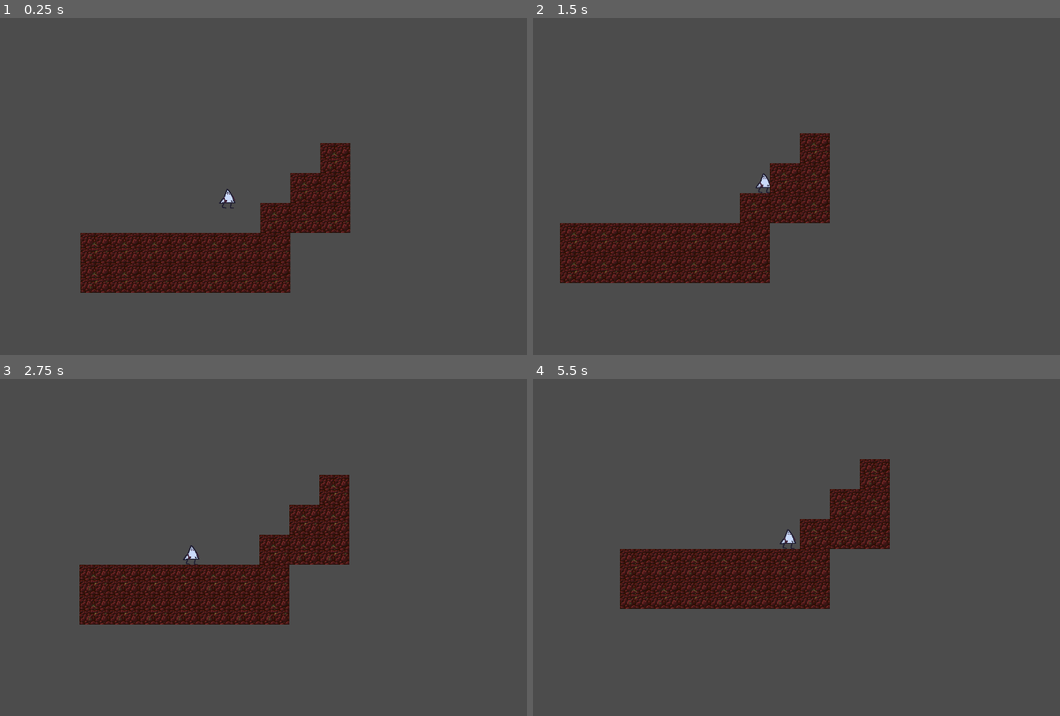
Above: before the commit, frames 1-4 (two rows, left to right).
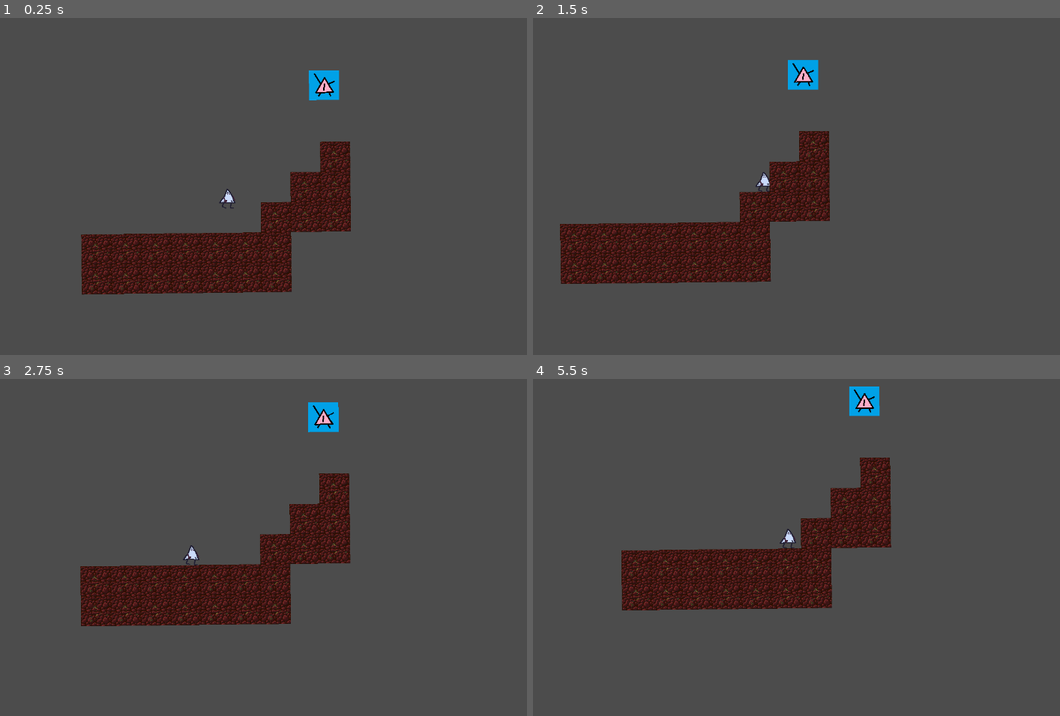
Above: after the commit, the same moments.

Repository: Gilgidane/GMTKgamejamTEAMIT
Game: Godot game, scene res://Main.tscn
The game is run twice, just before and just after one commit, with the same random seed, the same clock (stepped at 60 frames per second) and the same inputs.
Inputs:
- Up to frame 1 (0.25 s): no input
- Up to frame 2 (1.5 s): hold Right (ui_right) from 0.53 s (still down); tap Space (jump) at 0.77 s
- Up to frame 3 (2.75 s): tap Space (jump) at 1.52 s; release Right (ui_right) at 2.03 s; hold Left (ui_left) from 2.03 s (still down)
- Up to frame 4 (5.5 s): release Left (ui_left) at 2.78 s; hold Right (ui_right) 2.78-4.28 s; tap Space (jump) at 3.02, 3.77, 4.52 s; hold Left (ui_left) 4.28-5.03 s; hold Right (ui_right) from 5.03 s (still down)

The runs differ from the first frame. In frame 1, 5.2% of the frame differs, in the area x 15-67%, y 15-82%; in frame 2, 4.6%; in frame 3, 5.3%; in frame 4, 5.4%, in the area x 16-68%, y 2-69%.

Commit message:
enemy start

Diff:
--- /dev/null
+++ b/GMTK Game Jam/Enemy.gd
@@ -0,0 +1,16 @@
+extends KinematicBody2D
+
+var player
+
+var velocity = Vector2.ZERO
+export (int) var gravity = 2000
+
+var rng = RandomNumberGenerator.new()
+
+func _ready():
+	rng.randomize()
+	var enemy_level = rng.randf_range(1,5)
+
+func _physics_process(delta):
+	velocity.y += gravity * delta
+	velocity.x -= 10
--- a/GMTK Game Jam/Main.tscn
+++ b/GMTK Game Jam/Main.tscn
@@ -1,10 +1,17 @@
-[gd_scene load_steps=4 format=2]
+[gd_scene load_steps=7 format=2]
 
 [ext_resource path="res://PlayerController/Player.tscn" type="PackedScene" id=1]
 [ext_resource path="res://Main/Ground.tscn" type="PackedScene" id=2]
 [ext_resource path="res://Camera2D.gd" type="Script" id=3]
+[ext_resource path="res://enemy1.png" type="Texture" id=4]
+[ext_resource path="res://Enemy.gd" type="Script" id=5]
+
+[sub_resource type="RectangleShape2D" id=1]
+extents = Vector2( 32, 32 )
 
 [node name="Main" type="Node2D"]
+position = Vector2( -9.00001, -18 )
+rotation = -0.0118189
 
 [node name="Player" parent="." instance=ExtResource( 1 )]
 position = Vector2( 315, 349 )
@@ -19,7 +26,23 @@
 
 [node name="Camera2D" type="Camera2D" parent="."]
 position = Vector2( 315, 349 )
+rotation = 0.0202299
 current = true
 process_mode = 0
 smoothing_enabled = true
 script = ExtResource( 3 )
+
+[node name="Enemy" type="KinematicBody2D" parent="."]
+position = Vector2( 524.202, 155.206 )
+rotation = -0.00303739
+scale = Vector2( 1.01175, 0.992961 )
+script = ExtResource( 5 )
+
+[node name="Sprite" type="Sprite" parent="Enemy"]
+rotation = 0.00911621
+texture = ExtResource( 4 )
+
+[node name="CollisionShape2D" type="CollisionShape2D" parent="Enemy"]
+position = Vector2( -6.1118e-10, 9.53674e-07 )
+rotation = 0.000626371
+shape = SubResource( 1 )
--- a/GMTK Game Jam/PlayerController/Player.tscn
+++ b/GMTK Game Jam/PlayerController/Player.tscn
@@ -5,8 +5,10 @@
 
 [sub_resource type="CapsuleShape2D" id=1]
 radius = 4.0
+height = 18.0
 
 [node name="Player" type="KinematicBody2D"]
+rotation = 0.0202299
 script = ExtResource( 2 )
 
 [node name="Sprite" type="Sprite" parent="."]
Binary file added: GMTK Game Jam/enemy1.png
Not shown, added: GMTK Game Jam/enemy1.png.import
Binary file added: GMTK Game Jam/enemy2.png
Not shown, added: GMTK Game Jam/enemy2.png.import
Binary file added: GMTK Game Jam/enemy3.png
Not shown, added: GMTK Game Jam/enemy3.png.import
Binary file added: GMTK Game Jam/tchest.png
Not shown, added: GMTK Game Jam/tchest.png.import
